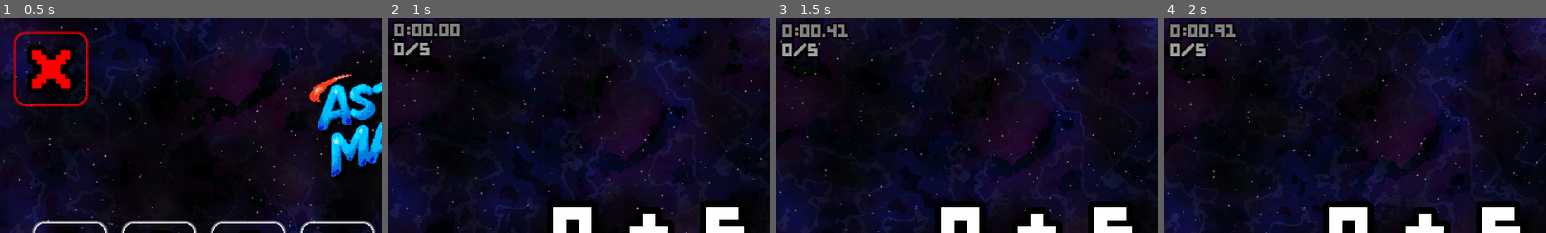
Above: before the commit, frames 1-4 (left to right).
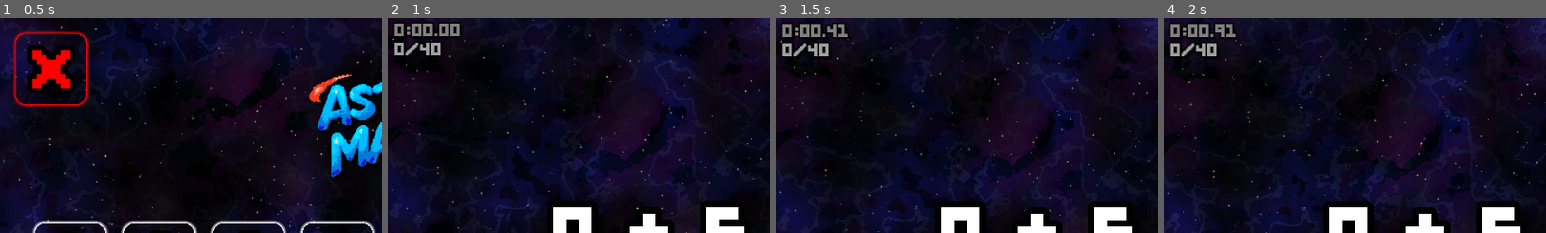
Above: after the commit, the same moments.

Repository: Blueman3612/Space-Math
Game: Godot game, scene res://scenes/main.tscn
The game is run twice, just before and just after one commit, with the same random seed, the same clock (stepped at 60 frames per second) and the same inputs. Sound files missing from this copy of the repository are replaced by a short silence.
Inputs (mouse positions are % of the whole screen's width and height, from its top left):
- Up to frame 1 (0.5 s): no input
- Up to frame 2 (1 s): click (9, 56) at 0.5 s
- Up to frame 3 (1.5 s): tap Enter (Submit) at 1.25, 1.35 s
- Up to frame 4 (2 s): no input
The pictures show only the part of the screen within x 0-50%, y 0-50%; the shares and areas given below are measured in that part.

Frame 1 is identical in both runs. In frame 2, 0.2% of the frame differs, in the area x 8-14%, y 10-19%; in frame 3, 0.3%; in frame 4, 0.3%, in the area x 8-14%, y 11-19%.

Commit message:
Add Close sound effect and update main scene for star animations
- Introduced Close.wav sound effect for user feedback when a star is not earned.
- Updated audio_manager.gd to preload and play the Close sound during gameplay.
- Enhanced main.tscn to include star animations and visibility logic for earned stars.
- Implemented star evaluation and animation functions in main.gd to provide visual feedback based on player performance.
- Adjusted star requirements and UI elements to improve user experience during the GameOver state.

Diff:
--- a/scenes/main.tscn
+++ b/scenes/main.tscn
@@ -585,11 +585,6 @@
 offset_bottom = 416.0
 mouse_filter = 2
 
-[node name="Sprite" type="Sprite2D" parent="GameOver/Star1"]
-scale = Vector2(8, 8)
-texture = ExtResource("7_o6xl0")
-hframes = 2
-
 [node name="Accuracy" type="Label" parent="GameOver/Star1"]
 layout_mode = 1
 anchors_preset = 5
@@ -620,6 +615,11 @@
 horizontal_alignment = 1
 vertical_alignment = 1
 
+[node name="Sprite" type="Sprite2D" parent="GameOver/Star1"]
+scale = Vector2(8, 8)
+texture = ExtResource("7_o6xl0")
+hframes = 2
+
 [node name="Star2" type="Control" parent="GameOver"]
 anchors_preset = 0
 offset_left = 960.0
@@ -628,11 +628,6 @@
 offset_bottom = 416.0
 mouse_filter = 2
 
-[node name="Sprite" type="Sprite2D" parent="GameOver/Star2"]
-scale = Vector2(8, 8)
-texture = ExtResource("7_o6xl0")
-hframes = 2
-
 [node name="Accuracy" type="Label" parent="GameOver/Star2"]
 layout_mode = 1
 anchors_preset = 5
@@ -663,6 +658,11 @@
 horizontal_alignment = 1
 vertical_alignment = 1
 
+[node name="Sprite" type="Sprite2D" parent="GameOver/Star2"]
+scale = Vector2(8, 8)
+texture = ExtResource("7_o6xl0")
+hframes = 2
+
 [node name="Star3" type="Control" parent="GameOver"]
 anchors_preset = 0
 offset_left = 1312.0
@@ -671,11 +671,6 @@
 offset_bottom = 416.0
 mouse_filter = 2
 
-[node name="Sprite" type="Sprite2D" parent="GameOver/Star3"]
-scale = Vector2(8, 8)
-texture = ExtResource("7_o6xl0")
-hframes = 2
-
 [node name="Accuracy" type="Label" parent="GameOver/Star3"]
 layout_mode = 1
 anchors_preset = 5
@@ -705,6 +700,11 @@
 label_settings = ExtResource("6_tefeu")
 horizontal_alignment = 1
 vertical_alignment = 1
+
+[node name="Sprite" type="Sprite2D" parent="GameOver/Star3"]
+scale = Vector2(8, 8)
+texture = ExtResource("7_o6xl0")
+hframes = 2
 
 [node name="ContinueButton" type="Button" parent="GameOver"]
 modulate = Color(0, 1, 0, 1)
--- a/scripts/audio_manager.gd
+++ b/scripts/audio_manager.gd
@@ -4,6 +4,8 @@
 var tick_sound = preload("res://assets/sounds/Tick.wav")
 var correct_sound = preload("res://assets/sounds/Correct.wav")
 var incorrect_sound = preload("res://assets/sounds/Incorrect.wav")
+var get_sound = preload("res://assets/sounds/Get.wav")
+var close_sound = preload("res://assets/sounds/Close.wav")
 
 # Preloaded music resources
 var background_music = preload("res://assets/music/Split.wav")
@@ -47,6 +49,18 @@
 		sfx_player.stream = incorrect_sound
 		sfx_player.play()
 
+# Play get sound when player earns a star
+func play_get():
+	if get_sound:
+		sfx_player.stream = get_sound
+		sfx_player.play()
+
+# Play close sound when player doesn't earn a star
+func play_close():
+	if close_sound:
+		sfx_player.stream = close_sound
+		sfx_player.play()
+
 # Callback function to restart music when it finishes (for looping)
 func _on_music_finished():
 	if music_player and background_music:
--- a/scripts/main.gd
+++ b/scripts/main.gd
@@ -15,8 +15,21 @@
 var backspace_hold_time = 0.15  # Time to hold backspace before it repeats
 var scroll_boost_multiplier = 80.0  # How much to boost background scroll speed on submission
 var feedback_max_alpha = 0.1  # Maximum alpha for feedback color overlay
-var problems_per_level = 5  # Number of problems to complete before returning to menu
+var problems_per_level = 40  # Number of problems to complete before returning to menu
 var timer_grace_period = 0.5  # Grace period before timer starts in seconds
+
+# Star animation variables
+var star_delay = 0.4  # Delay between each star animation in seconds
+var star_expand_time = 0.2  # Time for star to expand to max scale
+var star_shrink_time = 0.5  # Time for star to shrink to final scale
+var star_max_scale = 32.0  # Maximum scale during star animation
+var star_final_scale = 8.0  # Final scale for earned stars
+var label_fade_time = 0.5  # Time for star labels to fade in
+
+# Star requirements (accuracy, time in seconds)
+var star1_requirements = {"accuracy": 25, "time": 150.0}  # 2:30
+var star2_requirements = {"accuracy": 30, "time": 120.0}  # 2:00
+var star3_requirements = {"accuracy": 35, "time": 90.0}   # 1:30
 
 # Title animation variables
 var title_bounce_speed = 2.0  # Speed of the sin wave animation
@@ -67,6 +80,21 @@
 var accuracy_label: Label  # Reference to the Accuracy label
 var player_time_label: Label  # Reference to the PlayerTime label in GameOver
 var player_accuracy_label: Label  # Reference to the PlayerAccuracy label in GameOver
+var continue_button: Button  # Reference to the ContinueButton
+
+# Star node references
+var star1_node: Control
+var star2_node: Control
+var star3_node: Control
+var star1_sprite: Sprite2D
+var star2_sprite: Sprite2D
+var star3_sprite: Sprite2D
+var star1_accuracy_label: Label
+var star1_time_label: Label
+var star2_accuracy_label: Label
+var star2_time_label: Label
+var star3_accuracy_label: Label
+var star3_time_label: Label
 
 func _ready():
 	# Load and parse the math facts JSON
@@ -105,6 +133,23 @@
 	# Get references to game over labels
 	player_time_label = game_over_node.get_node("PlayerTime")
 	player_accuracy_label = game_over_node.get_node("PlayerAccuracy")
+	continue_button = game_over_node.get_node("ContinueButton")
+
+	# Get references to star nodes and their components
+	star1_node = game_over_node.get_node("Star1")
+	star2_node = game_over_node.get_node("Star2")
+	star3_node = game_over_node.get_node("Star3")
+
+	star1_sprite = star1_node.get_node("Sprite")
+	star2_sprite = star2_node.get_node("Sprite")
+	star3_sprite = star3_node.get_node("Sprite")
+
+	star1_accuracy_label = star1_node.get_node("Accuracy")
+	star1_time_label = star1_node.get_node("Time")
+	star2_accuracy_label = star2_node.get_node("Accuracy")
+	star2_time_label = star2_node.get_node("Time")
+	star3_accuracy_label = star3_node.get_node("Accuracy")
+	star3_time_label = star3_node.get_node("Time")
 
 	# Store the original position of the title for animation
 	if title_sprite:
@@ -308,6 +353,12 @@
 		# Stop timer immediately when last question is answered
 		timer_active = false
 
+		# Hide play UI labels when play state ends
+		if timer_label:
+			timer_label.visible = false
+		if accuracy_label:
+			accuracy_label.visible = false
+
 		# Wait for the transition delay, then go to game over
 		await get_tree().create_timer(transition_delay).timeout
 		go_to_game_over()
@@ -620,6 +671,12 @@
 	if space_bg and space_bg.has_method("boost_scroll_speed"):
 		space_bg.boost_scroll_speed(scroll_boost_multiplier, animation_duration * 2.0)
 
+	# Show play UI labels
+	if timer_label:
+		timer_label.visible = true
+	if accuracy_label:
+		accuracy_label.visible = true
+
 	# Create first problem label and generate question
 	create_new_problem_label()
 	generate_new_question()
@@ -633,6 +690,9 @@
 
 	# Update GameOver labels with player performance
 	update_game_over_labels()
+
+	# Initialize star states (make all stars invisible, continue button invisible)
+	initialize_star_states()
 
 	# Clean up any remaining problem labels
 	cleanup_problem_labels()
@@ -650,6 +710,9 @@
 	tween.set_trans(Tween.TRANS_EXPO)
 	tween.tween_property(game_over_node, "position", menu_on_screen, animation_duration)
 
+	# Start star animation sequence after GameOver animation completes
+	tween.tween_callback(start_star_animation_sequence)
+
 func return_to_menu():
 	"""Transition from GAME_OVER to MENU state"""
 	current_state = GameState.MENU
@@ -718,6 +781,160 @@
 	var accuracy_string = "%d/%d" % [correct_answers, problems_per_level]
 	player_accuracy_label.text = accuracy_string
 
+func evaluate_stars():
+	"""Evaluate which stars the player has earned"""
+	var stars_earned = []
+
+	# Check Star 1
+	if correct_answers >= star1_requirements.accuracy and current_level_time <= star1_requirements.time:
+		stars_earned.append(1)
+
+	# Check Star 2
+	if correct_answers >= star2_requirements.accuracy and current_level_time <= star2_requirements.time:
+		stars_earned.append(2)
+
+	# Check Star 3
+	if correct_answers >= star3_requirements.accuracy and current_level_time <= star3_requirements.time:
+		stars_earned.append(3)
+
+	return stars_earned
+
+func check_star_requirement(star_num: int, requirement_type: String) -> bool:
+	"""Check if a specific requirement for a star has been met"""
+	var requirements
+	match star_num:
+		1: requirements = star1_requirements
+		2: requirements = star2_requirements
+		3: requirements = star3_requirements
+		_: return false
+
+	match requirement_type:
+		"accuracy": return correct_answers >= requirements.accuracy
+		"time": return current_level_time <= requirements.time
+		_: return false
+
+func initialize_star_states():
+	"""Initialize all stars to invisible state and hide continue button"""
+	# Make all star nodes invisible
+	star1_node.visible = false
+	star2_node.visible = false
+	star3_node.visible = false
+
+	# Hide continue button
+	continue_button.visible = false
+
+	# Reset all star sprite scales and frames
+	star1_sprite.scale = Vector2.ZERO
+	star2_sprite.scale = Vector2.ZERO
+	star3_sprite.scale = Vector2.ZERO
+
+	# Set all star labels to transparent
+	star1_accuracy_label.self_modulate.a = 0.0
+	star1_time_label.self_modulate.a = 0.0
+	star2_accuracy_label.self_modulate.a = 0.0
+	star2_time_label.self_modulate.a = 0.0
+	star3_accuracy_label.self_modulate.a = 0.0
+	star3_time_label.self_modulate.a = 0.0
+
+func start_star_animation_sequence():
+	"""Start the sequential star animation after half animation_duration delay"""
+	await get_tree().create_timer(animation_duration / 2.0).timeout
+
+	# Evaluate which stars were earned
+	var stars_earned = evaluate_stars()
+
+	# Animate stars in sequence
+	animate_star(1, 1 in stars_earned)
+	await get_tree().create_timer(star_delay).timeout
+
+	animate_star(2, 2 in stars_earned)
+	await get_tree().create_timer(star_delay).timeout
+
+	animate_star(3, 3 in stars_earned)
+	# Show continue button when Star 3 starts animating
+	continue_button.visible = true
+
+func animate_star(star_num: int, earned: bool):
+	"""Animate a single star based on whether it was earned"""
+	var star_node: Control
+	var star_sprite: Sprite2D
+	var accuracy_label: Label
+	var time_label: Label
+
+	# Get references for the specific star
+	match star_num:
+		1:
+			star_node = star1_node
+			star_sprite = star1_sprite
+			accuracy_label = star1_accuracy_label
+			time_label = star1_time_label
+		2:
+			star_node = star2_node
+			star_sprite = star2_sprite
+			accuracy_label = star2_accuracy_label
+			time_label = star2_time_label
+		3:
+			star_node = star3_node
+			star_sprite = star3_sprite
+			accuracy_label = star3_accuracy_label
+			time_label = star3_time_label
+		_:
+			return
+
+	# Make star visible
+	star_node.visible = true
+
+	# Set sprite frame based on earned status
+	star_sprite.frame = 1 if earned else 0
+
+	# Create sprite animation tween
+	var sprite_tween = create_tween()
+	sprite_tween.set_ease(Tween.EASE_OUT)
+	sprite_tween.set_trans(Tween.TRANS_EXPO)
+
+	if earned:
+		# Earned star animation: 0 -> 16 -> 8
+		sprite_tween.tween_property(star_sprite, "scale", Vector2(star_max_scale, star_max_scale), star_expand_time)
+		sprite_tween.tween_property(star_sprite, "scale", Vector2(star_final_scale, star_final_scale), star_shrink_time)
+		# Play get sound
+		AudioManager.play_get()
+	else:
+		# Unearned star animation: 0 -> 8
+		sprite_tween.tween_property(star_sprite, "scale", Vector2(star_final_scale, star_final_scale), star_shrink_time)
+		# Play close sound
+		AudioManager.play_close()
+
+	# Animate labels (accuracy and time)
+	animate_star_labels(star_num, accuracy_label, time_label)
+
+func animate_star_labels(star_num: int, accuracy_label: Label, time_label: Label):
+	"""Animate the accuracy and time labels for a star"""
+	# Check if individual requirements were met
+	var accuracy_met = check_star_requirement(star_num, "accuracy")
+	var time_met = check_star_requirement(star_num, "time")
+
+	# Set colors based on whether requirements were met
+	if accuracy_met:
+		accuracy_label.self_modulate = Color(0, 0.5, 0, 0)  # Half green, start transparent
+	else:
+		accuracy_label.self_modulate = Color(0.5, 0, 0, 0)  # Half red, start transparent
+
+	if time_met:
+		time_label.self_modulate = Color(0, 0.5, 0, 0)  # Half green, start transparent
+	else:
+		time_label.self_modulate = Color(0.5, 0, 0, 0)  # Half red, start transparent
+
+	# Create fade-in animations
+	var accuracy_tween = create_tween()
+	accuracy_tween.set_ease(Tween.EASE_OUT)
+	accuracy_tween.set_trans(Tween.TRANS_EXPO)
+	accuracy_tween.tween_property(accuracy_label, "self_modulate:a", 1.0, label_fade_time)
+
+	var time_tween = create_tween()
+	time_tween.set_ease(Tween.EASE_OUT)
+	time_tween.set_trans(Tween.TRANS_EXPO)
+	time_tween.tween_property(time_label, "self_modulate:a", 1.0, label_fade_time)
+
 func cleanup_problem_labels():
 	"""Remove any remaining problem labels from the scene"""
 	for child in get_children():
Not shown, added: assets/sounds/Close.wav.import
Not shown, added: assets/sounds/Close.wav
